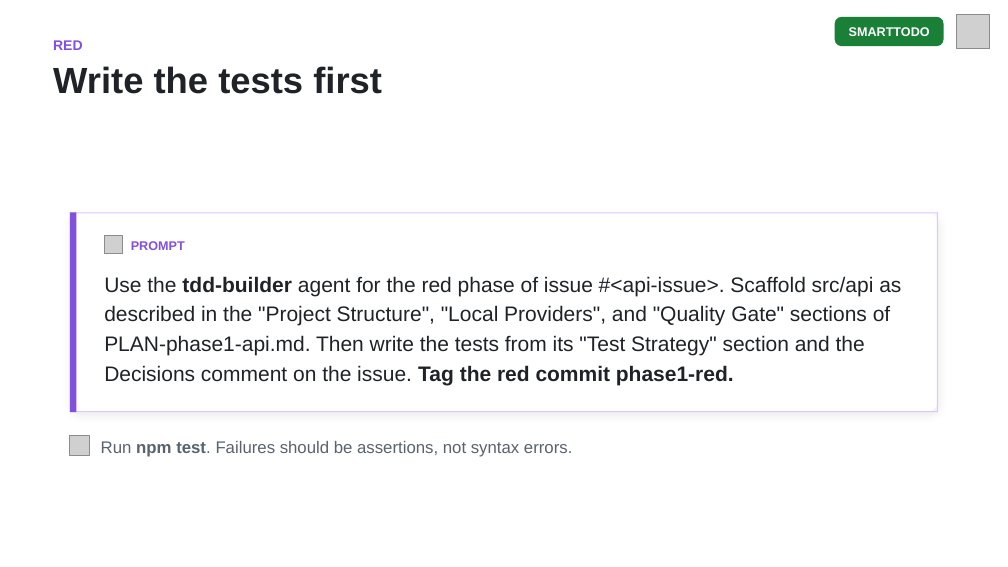
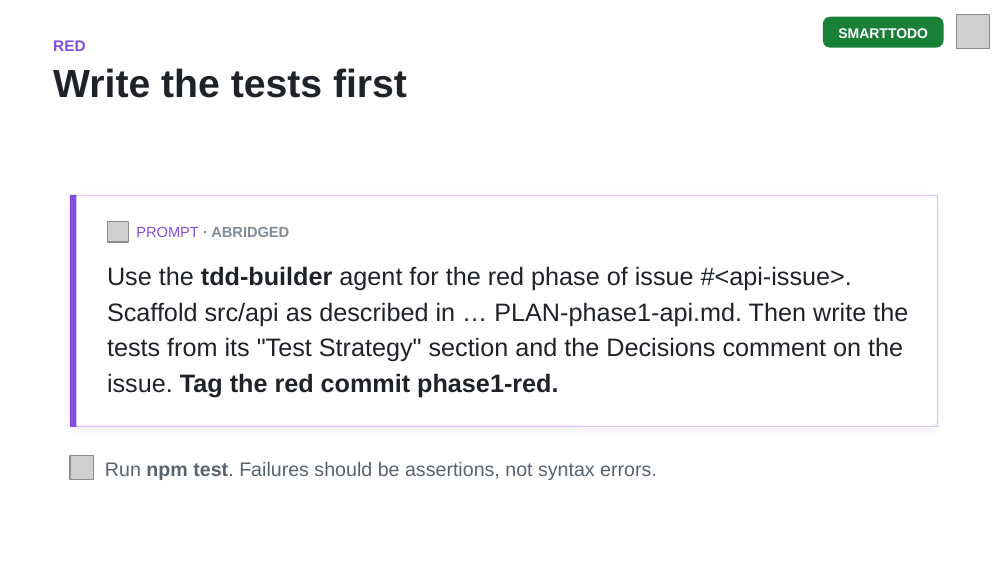
Before and after one commit to DanWahlin/agentic-journeys, a slide deck: slide 12 of slides/03-smart-todo.pptx. Drawn at 1008x567 pixels with LibreOffice and Linux fonts; fonts in the diff are those of the drawing; grey boxes stand for pictures. Boxes give left, top, right and bottom in pixels: in the first picture for what was removed or moved away, otherwise in the second. Text is boxed around its words. In the diff, an @@ line names an element or a change of style, - is before the commit and + after.

```diff
--- a/slides/03-smart-todo.pptx
+++ b/slides/03-smart-todo.pptx
@@ rounded rectangle at (823,17,943,48): proportions changed @@
@@ rounded rectangle: place and size @@
-rounded rectangle at (835,17,943,46)
+rounded rectangle at (823,17,943,48)
@@ text "SMARTTODO": place and size @@
-text "SMARTTODO" at (849,27,930,36)
+text "SMARTTODO" at (838,28,928,38)
@@ text "SMARTTODO" at (838,28,928,38): size 9 to 10 pt @@
@@ text "RED" at (53,40,86,51): size 10 to 11 pt @@
@@ text "Write the tests first" at (53,68,407,98): size 26 to 28 pt; line spacing 31pt to 33pt @@
@@ rounded rectangle: place and size @@
-rounded rectangle at (70,213,937,412)
+rounded rectangle at (70,195,937,426)
@@ rounded rectangle at (70,195,937,426): proportions changed @@
@@ line moved from (70, 213) - (938, 213) to (70, 196) - (938, 196) @@
@@ line moved from (74, 213) - (74, 412) to (74, 195) - (74, 426) @@
@@ line moved from (937, 213) - (937, 412) to (937, 195) - (937, 426) @@
@@ picture: place and size @@
-picture at (104,236,122,254)
+picture at (107,221,128,242)
@@ text at (136,227,289,237): text changed; size 9 to 10.5 pt; text colour #8250DF to #818B98 @@
-PROMPT
+PROMPT · ABRIDGED
@@ text at (107,266,908,398): text changed; size 15 to 18 pt @@
-Use the tdd-builder agent for the red phase of issue #<api-issue>. Scaffold src/api as described in the "Project Structure", "Local Providers", and "Quality Gate" sections of PLAN-phase1-api.md. Then write the tests from its "Test Strategy" section and the Decisions comment on the issue. Tag the red commit phase1-red.
+Use the tdd-builder agent for the red phase of issue #<api-issue>. Scaffold src/api as described in … PLAN-phase1-api.md. Then write the tests from its "Test Strategy" section and the Decisions comment on the issue. Tag the red commit phase1-red.
@@ line moved from (70, 411) - (938, 411) to (70, 426) - (938, 426) @@
@@ picture: place and size @@
-picture at (70,435,89,455)
+picture at (70,456,94,480)
@@ text "Run npm test. Failures should ...": place and size @@
-text "Run npm test. Failures should ..." at (101,441,572,457)
+text "Run npm test. Failures should ..." at (105,462,657,480)
@@ text "Run npm test. Failures should ..." at (105,462,657,480): size 12 to 14 pt; line spacing 16pt to 18pt @@
```
Also in this commit, not shown: 24 other slides changed, 7 other files.
